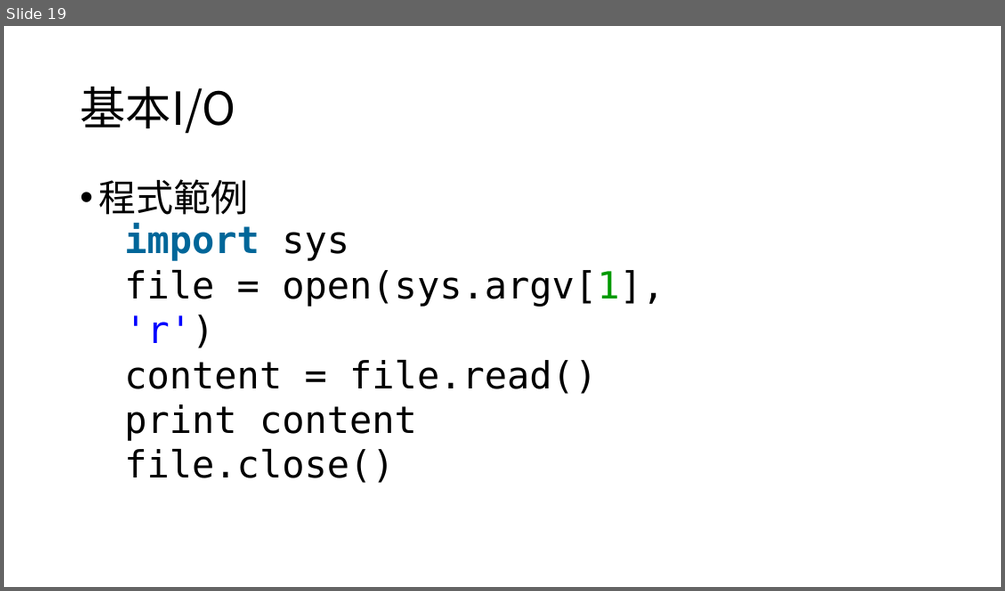
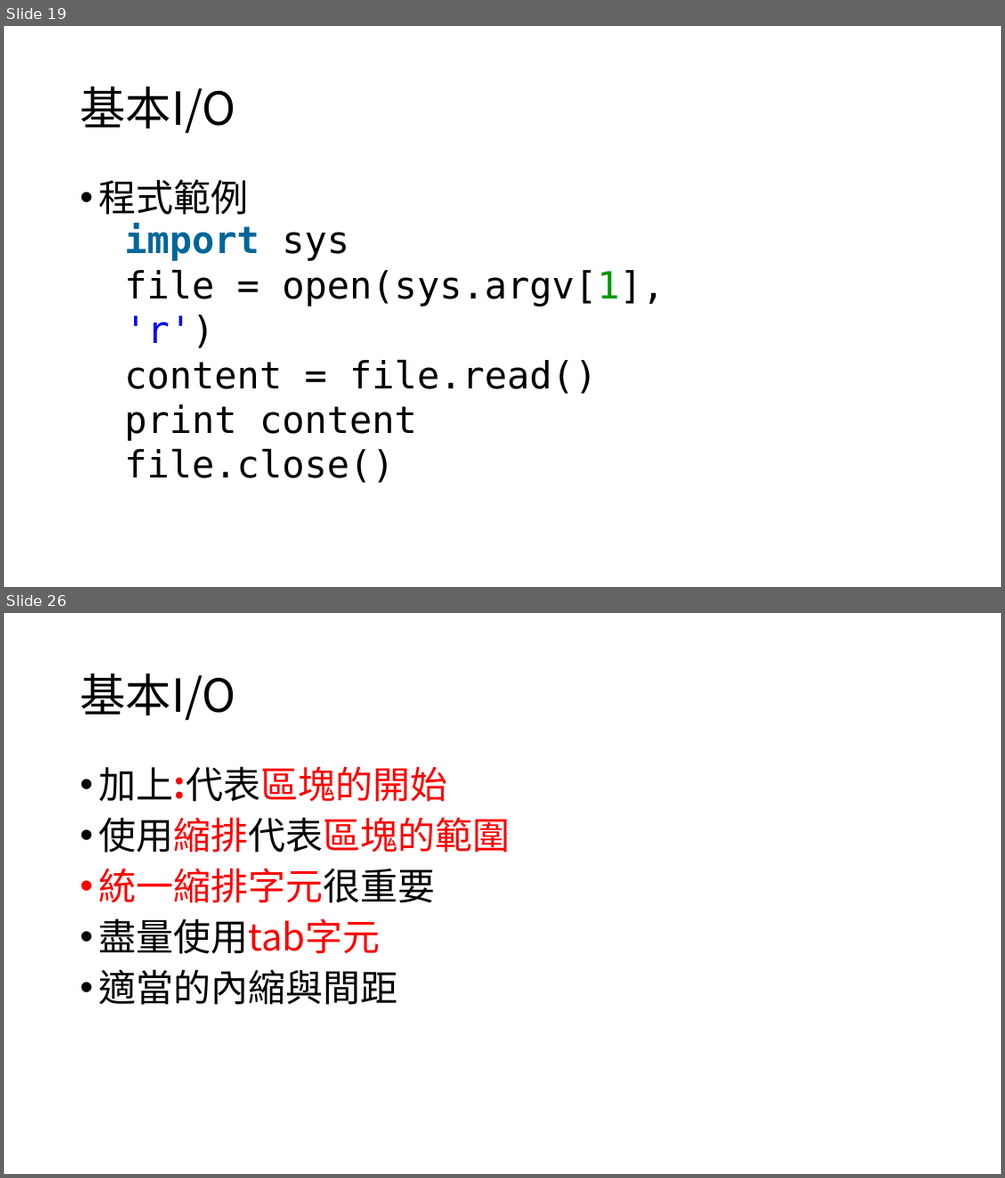
Before and after one commit to timmy61109/Python-Tutorial, a slide deck: Python程式設計入門指南.pptx. Shown one above the other, each under a label of ours: slide 19 before the commit, slides 19 and 26 after it; the slides between them are not shown. The pictures are 1005x591 and 1005x1178 pixels, drawn with LibreOffice and Linux fonts; fonts in the diff are those of the drawing. Boxes give left, top, right and bottom in pixels: in the first picture for what was removed or moved away, otherwise in the second. Text is boxed around its words. In the diff, an @@ line names an element or a change of style, - is before the commit and + after.

```diff
--- a/Python程式設計入門指南.pptx
+++ b/Python程式設計入門指南.pptx
@@ slide 26 added at (4, 613, 1001, 1174), background #FFFFFF @@
@@ title added at (80, 674, 235, 721), 44 pt, text #000000 @@
+基本I/O
@@ text added at (98, 766, 510, 1005), 36 pt, text #FF0000 @@
+• 加上:代表區塊的開始
+• 使用縮排代表區塊的範圍
+• 統一縮排字元很重要
+• 盡量使用tab字元
+• 適當的內縮與間距
```
Also in this commit, not shown: 7 slides changed, 54 other slides added, 1 slide removed.
